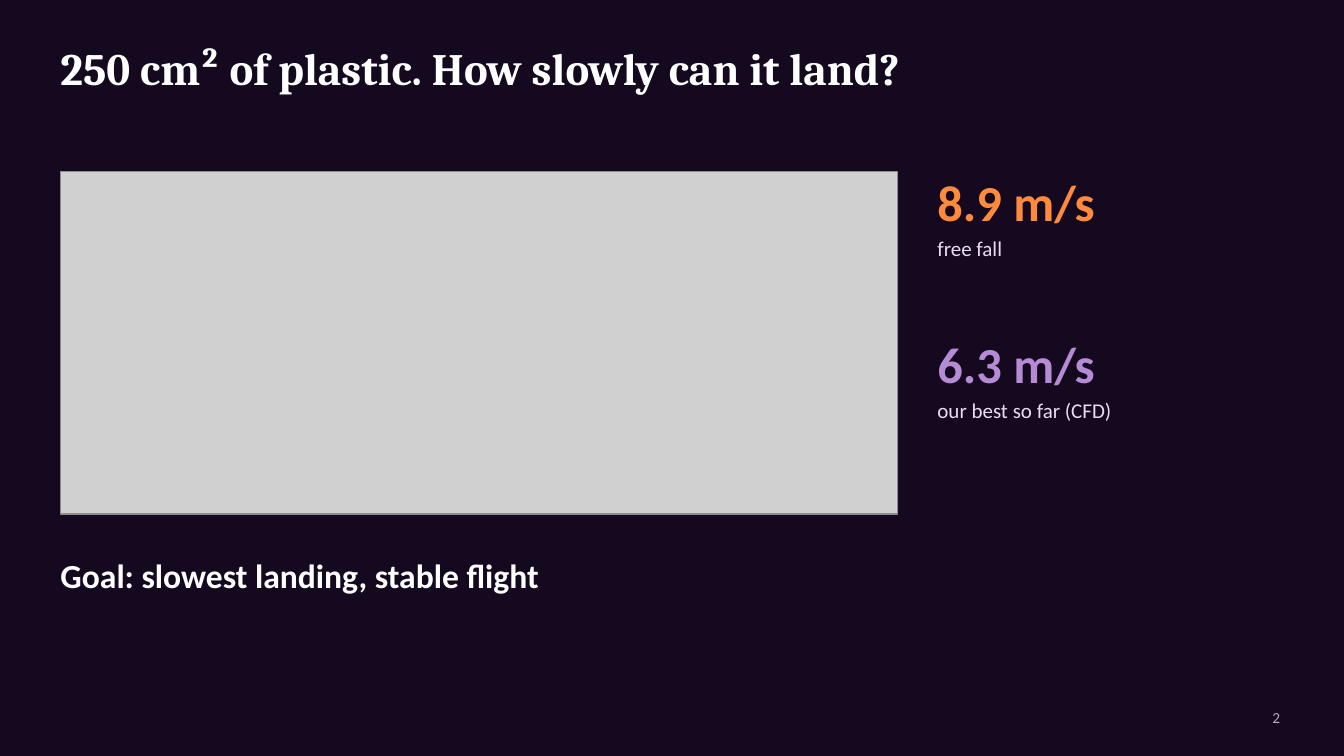
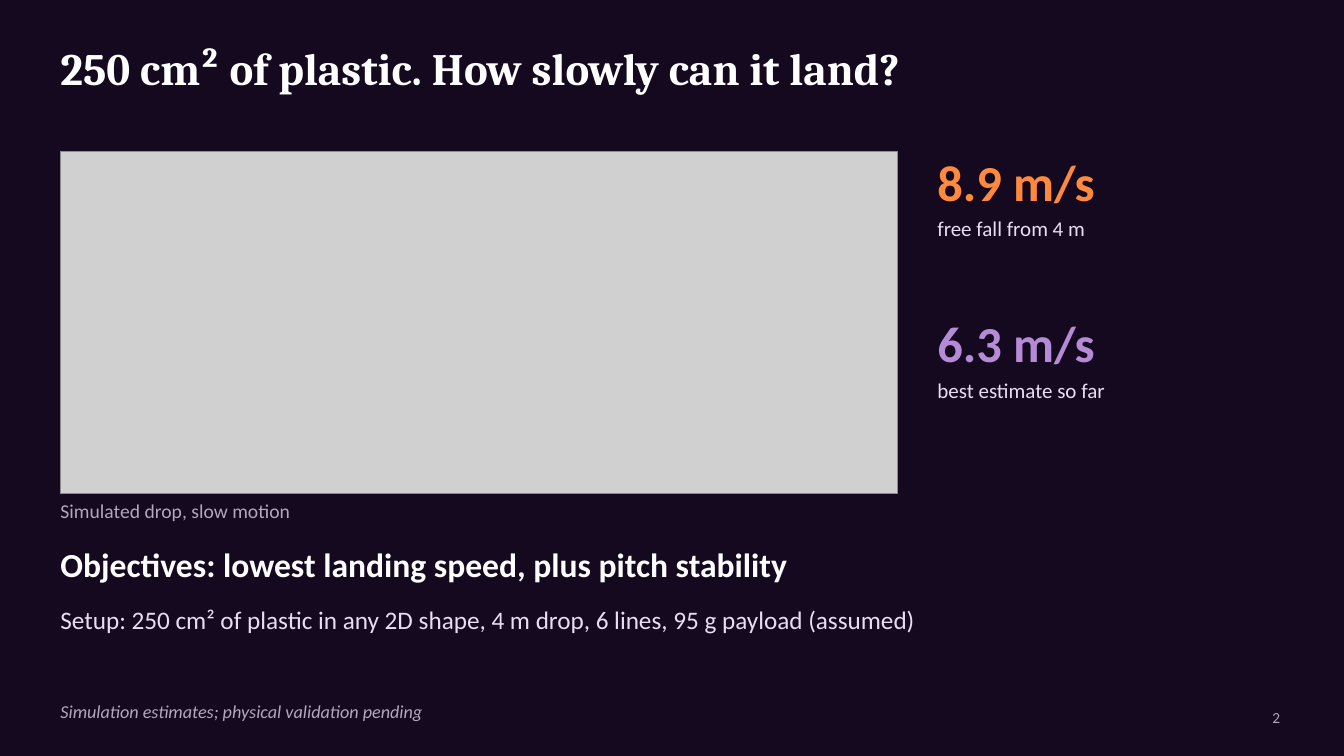
Before and after one commit to 00PrabalK00/DataDriven, a slide deck: slide 2 of presentation/midway_2026-11-03/parachute_midway_2026-11-03.pptx. Drawn at 1344x756 pixels with LibreOffice and Linux fonts; fonts in the diff are those of the drawing; grey boxes stand for pictures. Boxes give left, top, right and bottom in pixels: in the first picture for what was removed or moved away, otherwise in the second. Text is boxed around its words. In the diff, an @@ line names an element or a change of style, - is before the commit and + after.

```diff
--- a/presentation/midway_2026-11-03/parachute_midway_2026-11-03.pptx
+++ b/presentation/midway_2026-11-03/parachute_midway_2026-11-03.pptx
@@ text at (937,221,1085,236): text changed @@
-free fall
+free fall from 4 m
@@ 2 texts, 1 picture: place and size @@
-2 texts, 1 picture at (60,171,1094,514)
+2 texts, 1 picture at (60,151,1094,494)
@@ text at (937,383,1104,398): text changed @@
-our best so far (CFD)
+best estimate so far
@@ text added at (60,504,290,521), 14 pt, text #B3A7BE @@
+Simulated drop, slow motion
@@ text removed at (60,564,539,594) @@
-Goal: slowest landing, stable flight
@@ text added at (60,553,787,583), 24 pt, text #FFFFFF, bold @@
+Objectives: lowest landing speed, plus pitch stability
@@ text added at (60,609,914,634), 18 pt, text #E9DDF2 @@
+Setup: 250 cm² of plastic in any 2D shape, 4 m drop, 6 lines, 95 g payload (assumed)
@@ text added at (60,705,423,721), 13 pt, text #B3A7BE, italic @@
+Simulation estimates; physical validation pending
```
Also in this commit, not shown: 3 other slides changed, 13 slides added, 7 slides removed, 10 other files.
